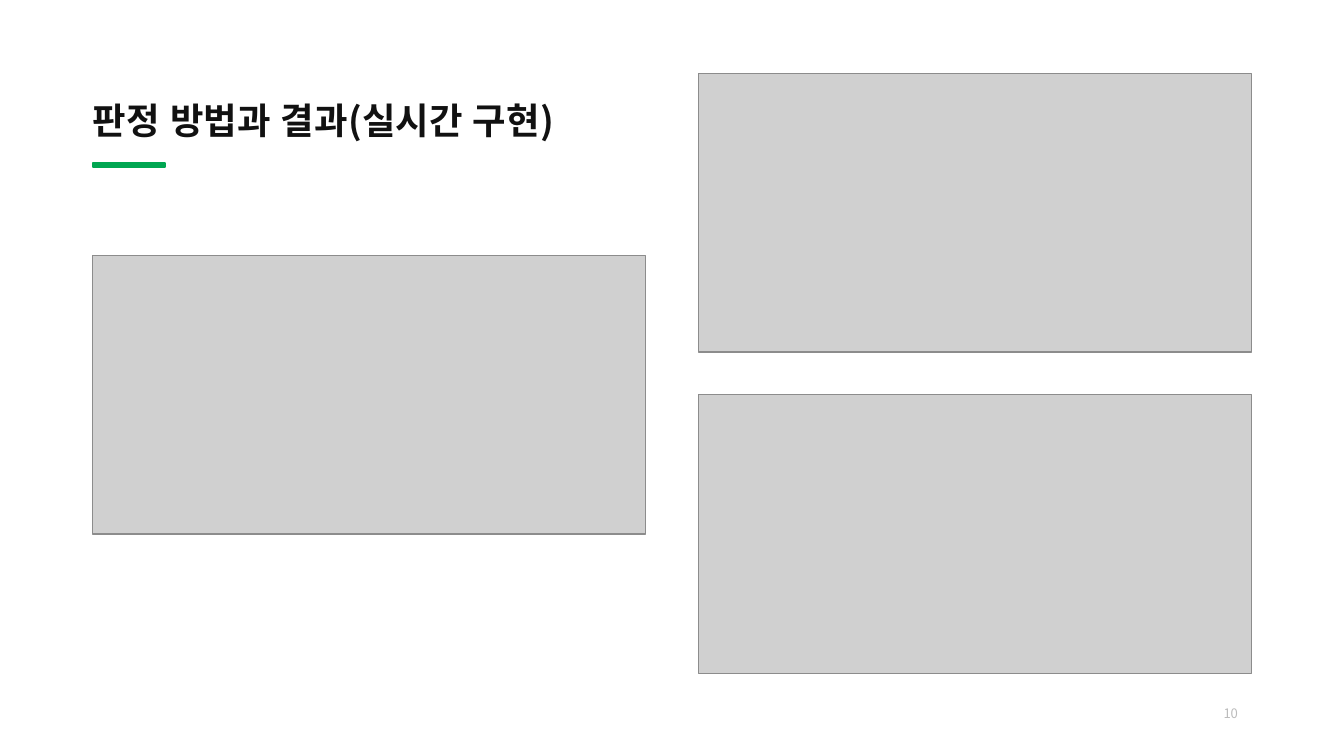
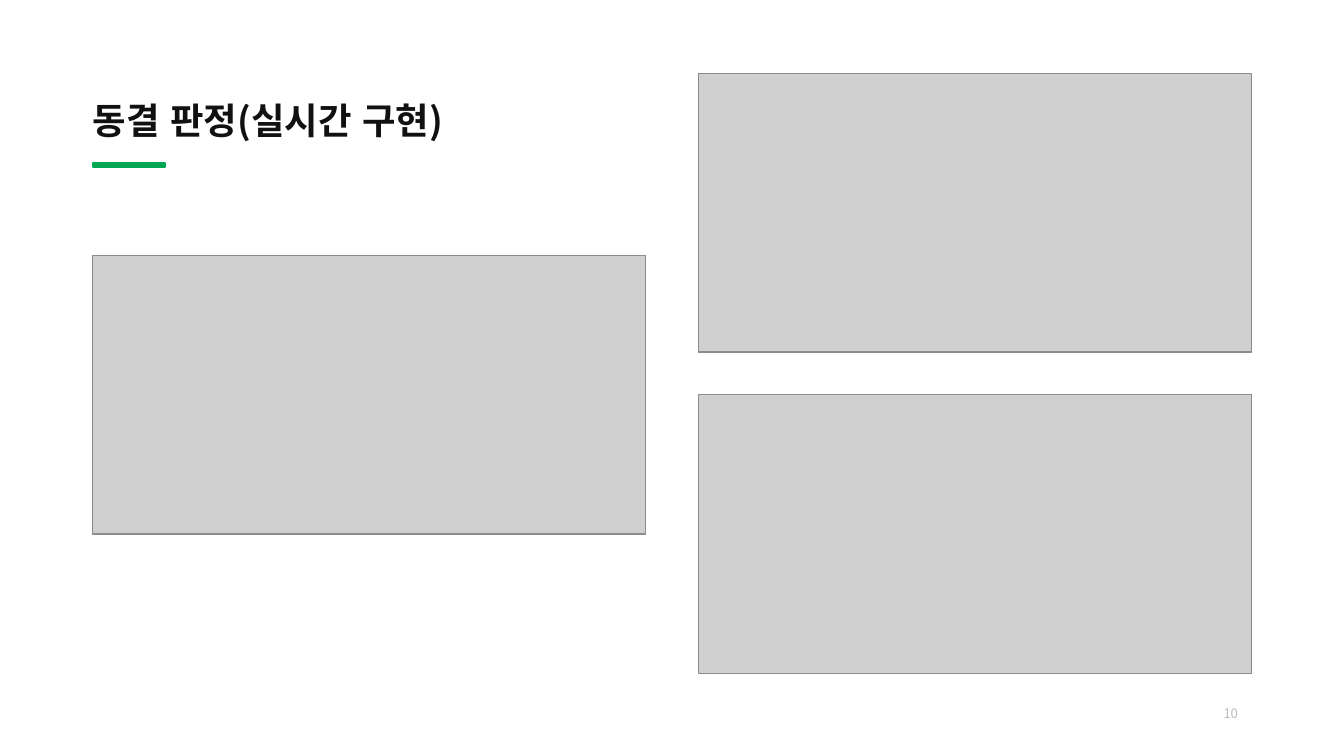
Before and after one commit to bell-ha/fog-cue, a slide deck: slide 10 of 2_중간발표/32203482이종하_개인맞춤형디바이스개발_중간발표.pptx. Drawn at 1344x756 pixels with LibreOffice and Linux fonts; fonts in the diff are those of the drawing; grey boxes stand for pictures. Boxes give left, top, right and bottom in pixels: in the first picture for what was removed or moved away, otherwise in the second. Text is boxed around its words. In the diff, an @@ line names an element or a change of style, - is before the commit and + after.

```diff
--- a/2_중간발표/32203482이종하_개인맞춤형디바이스개발_중간발표.pptx
+++ b/2_중간발표/32203482이종하_개인맞춤형디바이스개발_중간발표.pptx
@@ title at (x1=93, y1=103, x2=443, y2=141): text changed @@
-판정 방법과 결과(실시간 구현)
+동결 판정(실시간 구현)
```
Also in this commit, not shown: 10 other slides changed, 3 other files.
